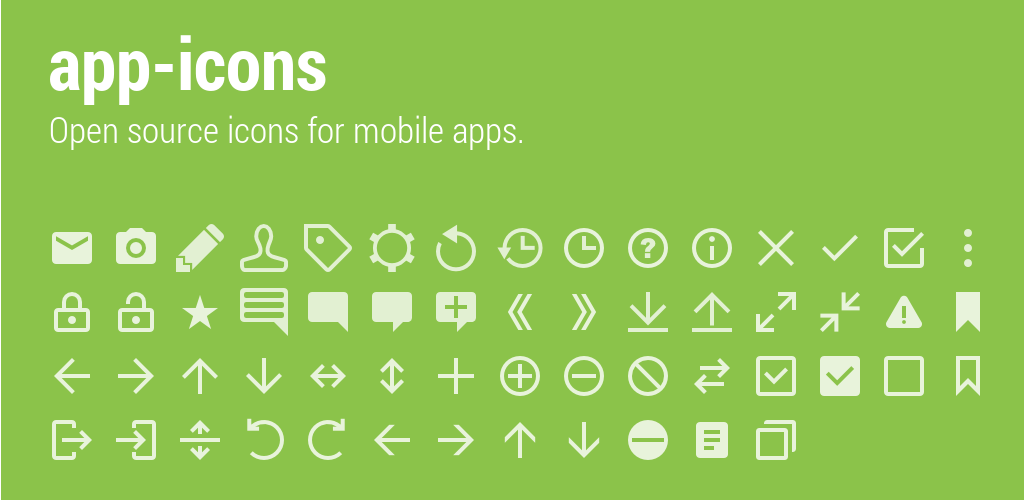
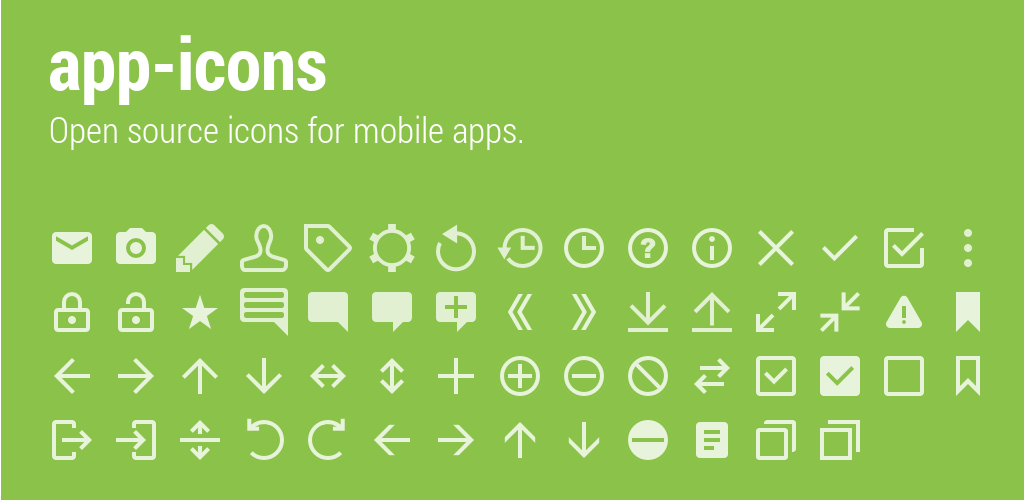
Layered file, before and after one edit (w=1024, h=500). Changes by layer:
added layer "ic_action_windows2.png" in group "icons" over [820, 420, 860, 460]
